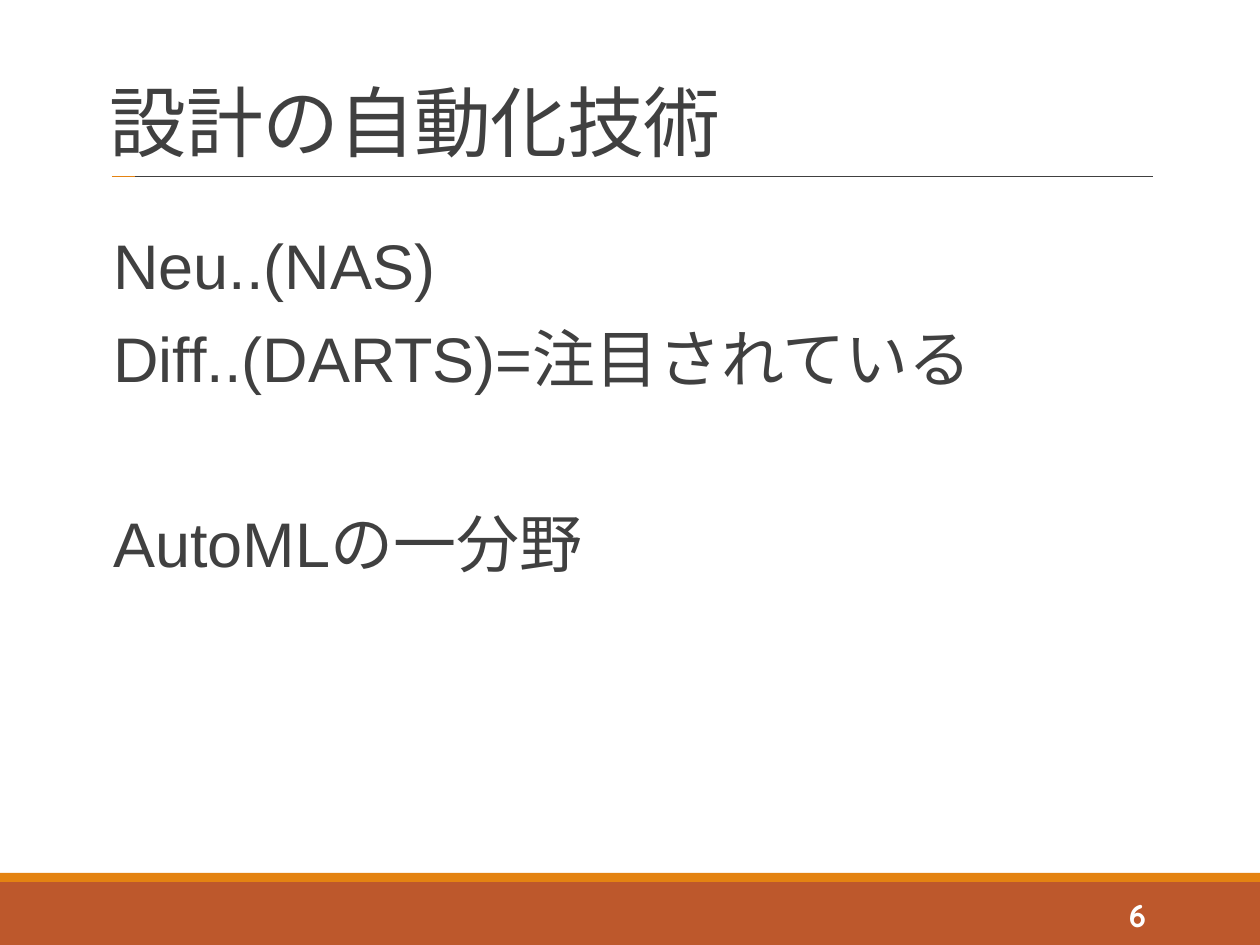
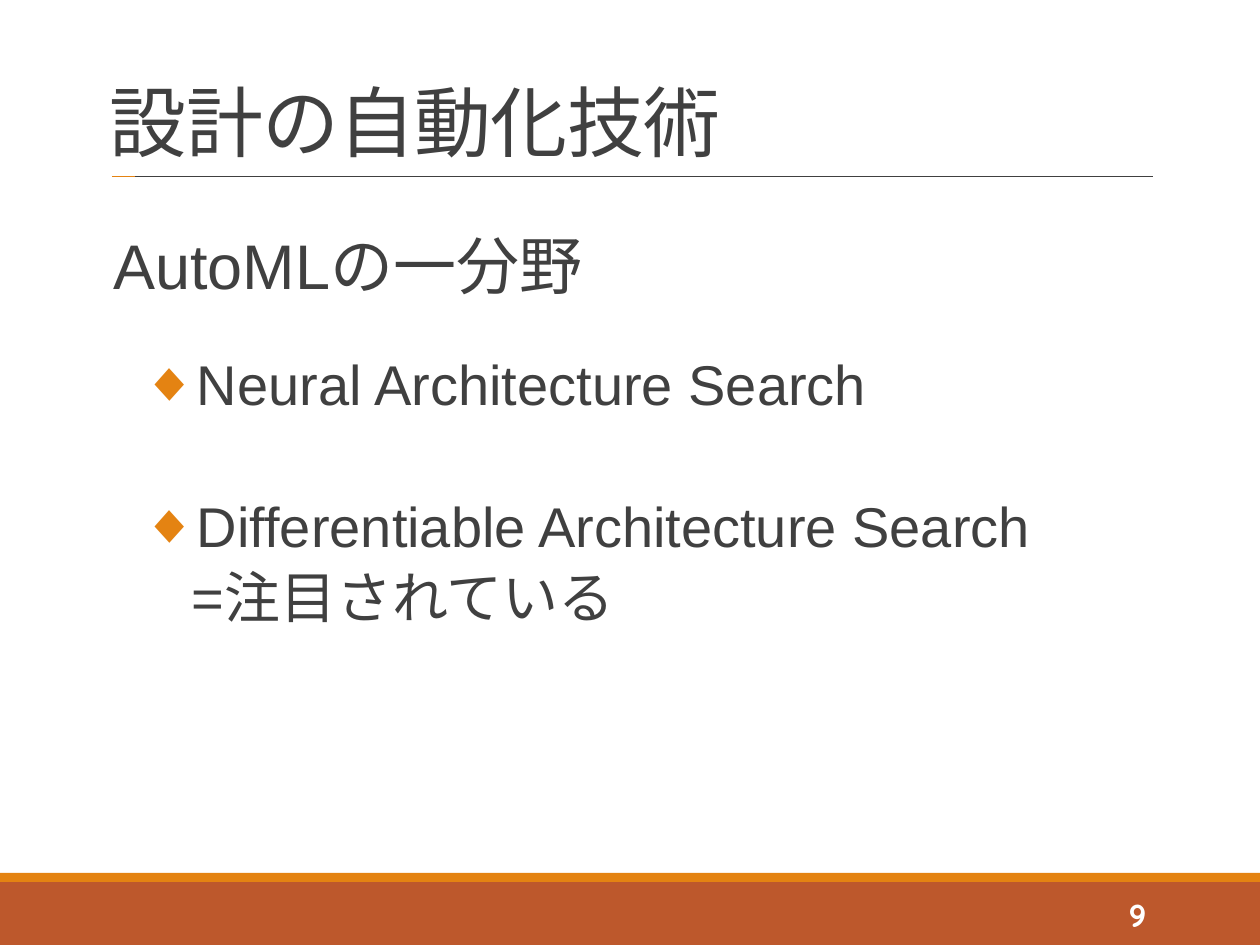
Before and after one commit to tatsuya-sugiyama/WeeklyReport, a slide deck: slide 9 of report/2020後期/2020_2nd_sugiyama.pptx (slide 6 before the commit). Drawn at 1260x945 pixels with LibreOffice and Linux fonts; fonts in the diff are those of the drawing. Boxes give left, top, right and bottom in pixels: in the first picture for what was removed or moved away, otherwise in the second. Text is boxed around its words. In the diff, an @@ line names an element or a change of style, - is before the commit and + after.

```diff
--- a/report/2020後期/2020_2nd_sugiyama.pptx
+++ b/report/2020後期/2020_2nd_sugiyama.pptx
@@ text at (113, 243, 972, 393): paragraphs removed @@
-Neu..(NAS)
-Diff..(DARTS)=注目されている
@@ text at (192, 364, 1029, 622): paragraphs added @@
+  ◆ Neural Architecture Search
+  ◆ Differentiable Architecture Search
+      =注目されている
@@ page number at (1129, 904, 1146, 927): text changed @@
-6
+9
```
Also in this commit, not shown: 10 other slides changed, 8 slides added, 2 other files.
